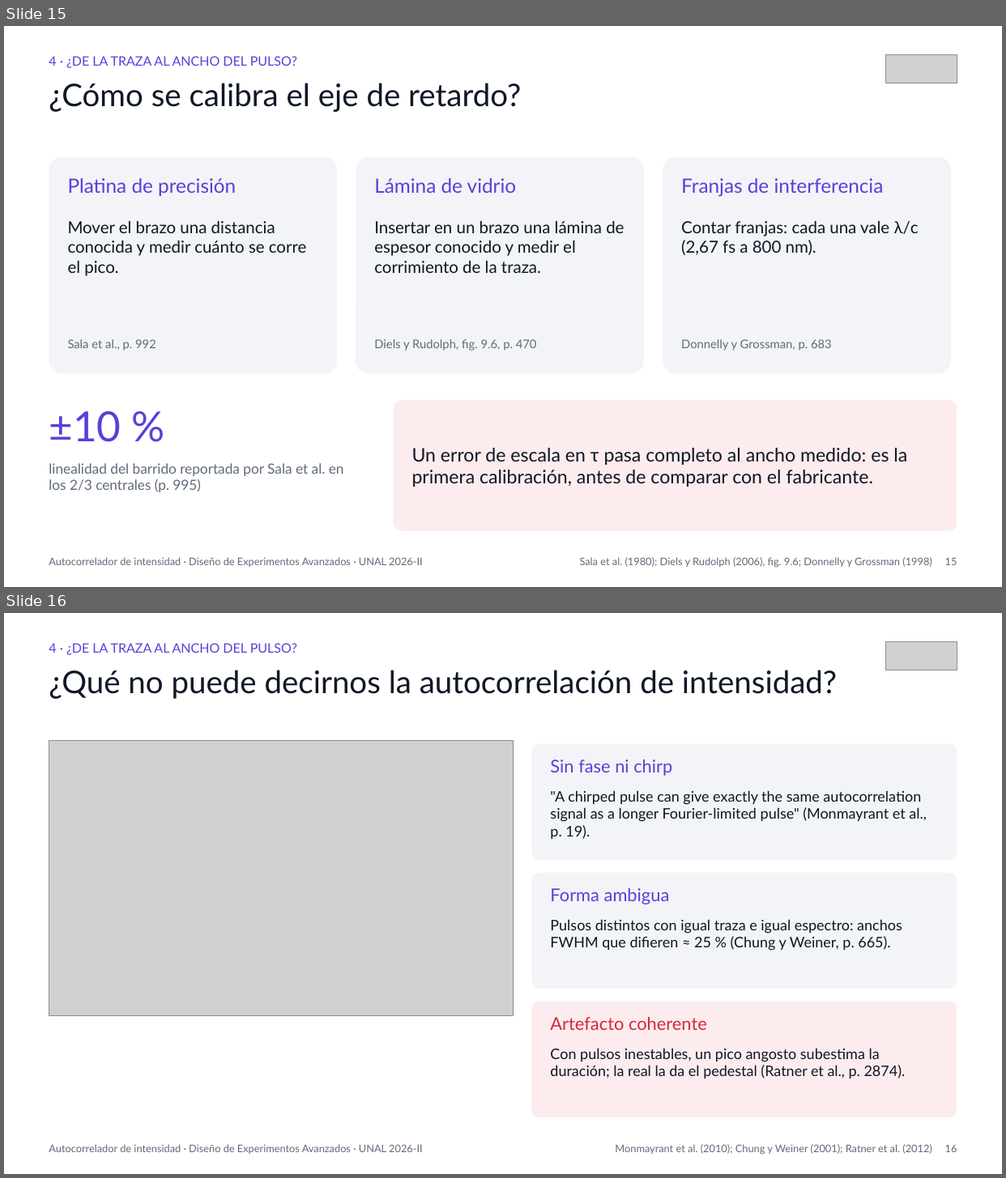
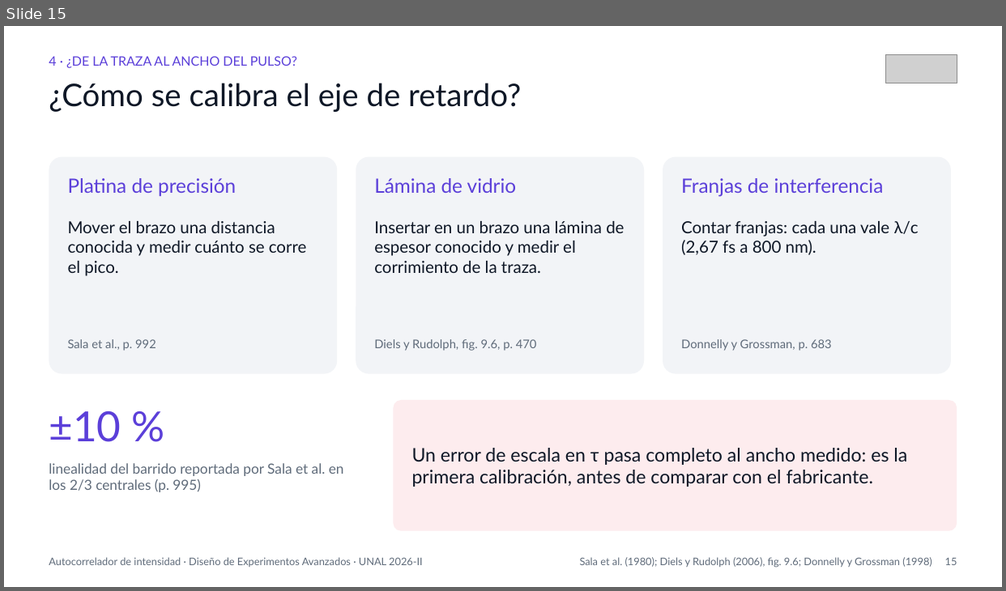
Before and after one commit to Juanes2001/diseno-de-experimentos, a slide deck: trabajo-practico/exposicion-17-oct/Autocorrelador_Fundamentos_y_Calibracion.pptx. Shown one above the other, each under a label of ours: slides 15 and 16 before the commit, slide 15 after it. The pictures are 1006x1178 and 1006x591 pixels, drawn with LibreOffice and Linux fonts; fonts in the diff are those of the drawing; grey boxes stand for pictures. Boxes give left, top, right and bottom in pixels: in the first picture for what was removed or moved away, otherwise in the second. Text is boxed around its words. In the diff, an @@ line names an element or a change of style, - is before the commit and + after.

```diff
--- a/trabajo-practico/exposicion-17-oct/Autocorrelador_Fundamentos_y_Calibracion.pptx
+++ b/trabajo-practico/exposicion-17-oct/Autocorrelador_Fundamentos_y_Calibracion.pptx
@@ slide 16 removed at [4, 613, 1002, 1174], background #FFFFFF @@
@@ text removed at [49, 643, 297, 655] @@
-4 · ¿DE LA TRAZA AL ANCHO DEL PULSO?
@@ picture removed at [886, 641, 957, 670] @@
@@ text removed at [49, 670, 837, 699] @@
-¿Qué no puede decirnos la autocorrelación de intensidad?
@@ picture removed at [49, 740, 513, 1016] @@
@@ rounded rectangle removed at [532, 744, 957, 860] @@
@@ text removed at [550, 760, 672, 776] @@
-Sin fase ni chirp
@@ text removed at [550, 790, 926, 839] @@
-"A chirped pulse can give exactly the same autocorrelation signal as a longer Fourier-limited pulse" (Monmayrant et al., p. 19).
@@ rounded rectangle removed at [532, 873, 957, 989] @@
@@ text removed at [550, 888, 670, 905] @@
-Forma ambigua
@@ text removed at [550, 919, 902, 951] @@
-Pulsos distintos con igual traza e igual espectro: anchos FWHM que difieren ≈ 25 % (Chung y Weiner, p. 665).
@@ rounded rectangle removed at [532, 1002, 957, 1118] @@
@@ text removed at [550, 1017, 707, 1030] @@
-Artefacto coherente
@@ text removed at [550, 1048, 906, 1079] @@
-Con pulsos inestables, un pico angosto subestima la duración; la real la da el pedestal (Ratner et al., p. 2874).
@@ text removed at [49, 1144, 423, 1154] @@
-Autocorrelador de intensidad · Diseño de Experimentos Avanzados · UNAL 2026-II
@@ text removed at [615, 1144, 931, 1155] @@
-Monmayrant et al. (2010); Chung y Weiner (2001); Ratner et al. (2012)
@@ text removed at [945, 1145, 957, 1152] @@
-16
```
Also in this commit, not shown: 6 slides changed, 19 other files.
